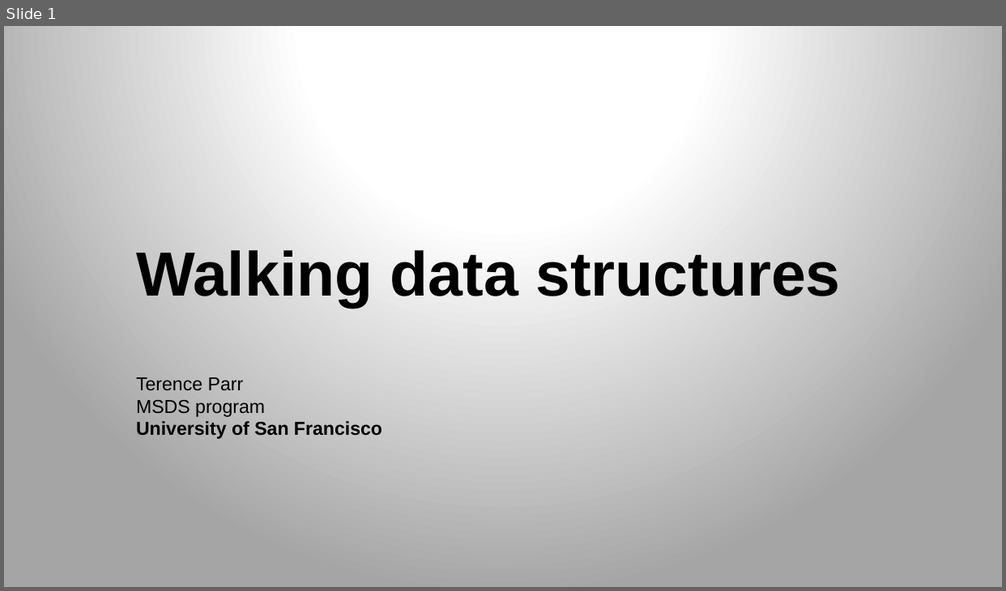
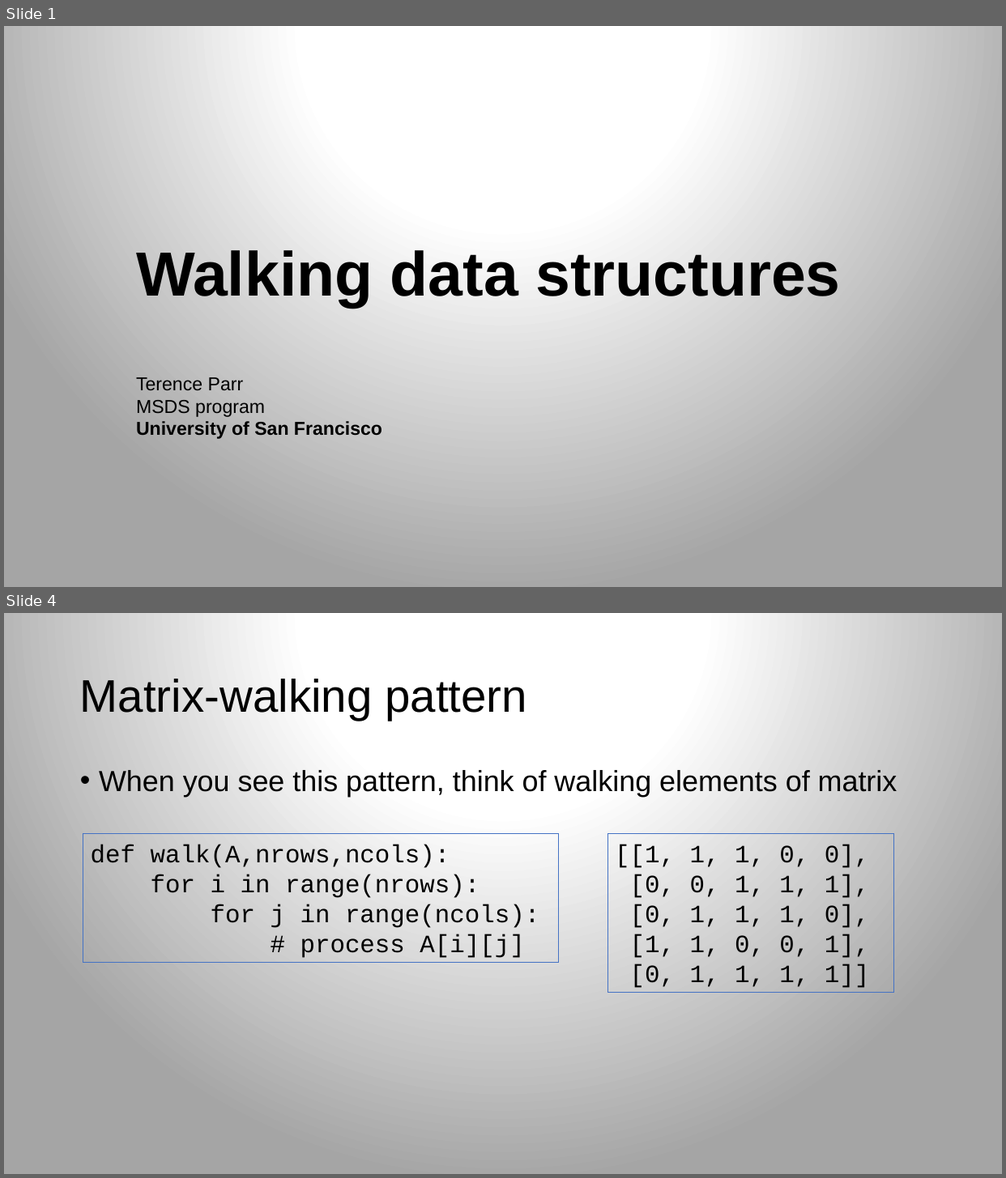
Before and after one commit to parrt/msds689, a slide deck: notes/walking-structures.pptx. Shown one above the other, each under a label of ours: slide 1 before the commit, slides 1 and 4 after it; the slides between them are not shown. The pictures are 1006x591 and 1006x1178 pixels, drawn with LibreOffice and Linux fonts; fonts in the diff are those of the drawing; background and template pictures are left out. Boxes give left, top, right and bottom in pixels: in the first picture for what was removed or moved away, otherwise in the second. Text is boxed around its words. In the diff, an @@ line names an element or a change of style, - is before the commit and + after.

```diff
--- a/notes/walking-structures.pptx
+++ b/notes/walking-structures.pptx
@@ slide 4 added at bbox=[4, 613, 1002, 1174], background gradient #FFFFFF to #A5A5A5 @@
@@ title added at bbox=[80, 679, 527, 720], 44 pt, text #000000 @@
+Matrix-walking pattern
@@ text added at bbox=[99, 770, 897, 797], 28 pt, text #000000 @@
+• When you see this pattern, think of walking elements of matrix
@@ rectangle added at bbox=[83, 834, 559, 963], outline #4472C4 0.75 pt, 24 pt, text #000000 @@
+def walk(A,nrows,ncols):
+for i in range(nrows):
+for j in range(ncols):
+# process A[i][j]
@@ rectangle added at bbox=[607, 834, 894, 993], outline #4472C4 0.75 pt, 24 pt, text #000000 @@
+[[1, 1, 1, 0, 0],
+[0, 0, 1, 1, 1],
+[0, 1, 1, 1, 0],
+[1, 1, 0, 0, 1],
+[0, 1, 1, 1, 1]]
```
Also in this commit, not shown: 4 slides changed, 7 other slides added, 2 slides removed, 9 other files.
